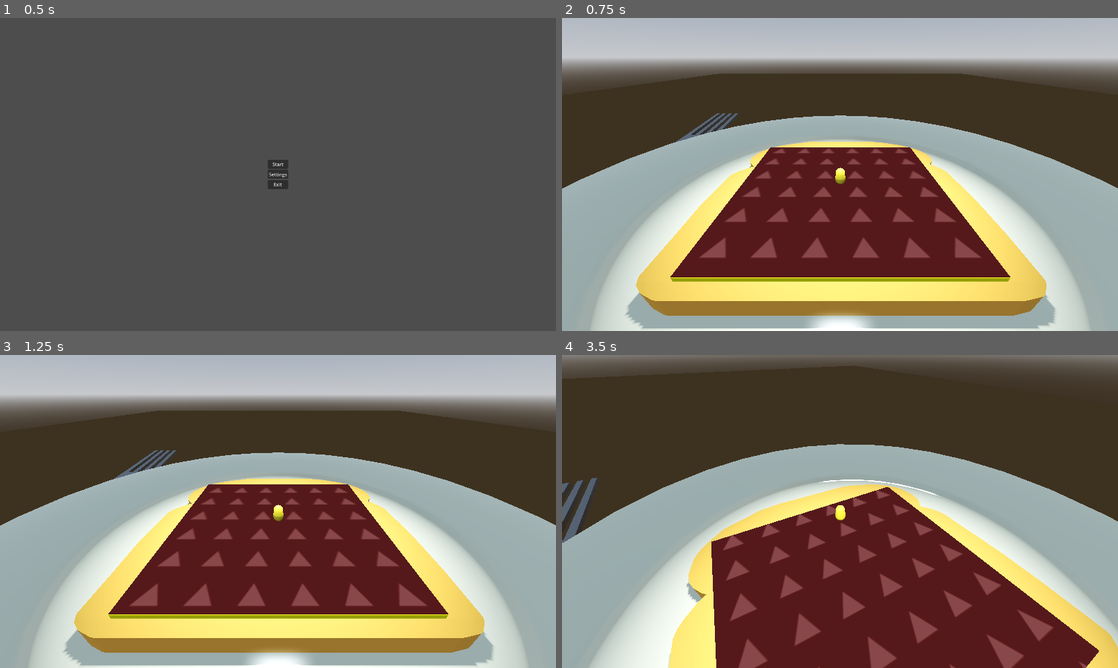
Above: before the commit, frames 1-4 (two rows, left to right).
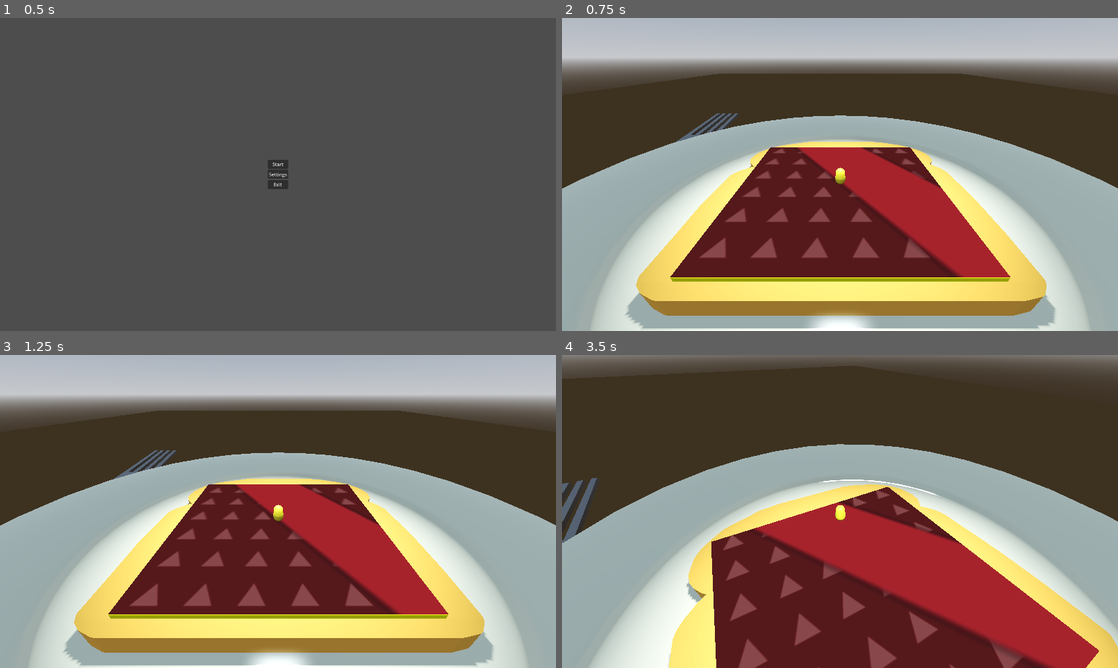
Above: after the commit, the same moments.

Repository: wolfthewizard/mages-breakfast
Game: Godot game, scene res://scenes/environments/menu/menu.tscn
The game is run twice, just before and just after one commit, with the same random seed, the same clock (stepped at 60 frames per second) and the same inputs.
Inputs (mouse positions are in pixels of both pictures, inside the frame that each line leads up to):
- Up to frame 1 (0.5 s): no input
- Up to frame 2 (0.75 s): click "Start" at 0.5 s
- Up to frame 3 (1.25 s): no input
- Up to frame 4 (3.5 s): move the mouse to (867, 511) at 1.27 s; hold W (up) from 1.28 s (still down); tap Space (jump) at 1.52, 2.27 s; move the mouse to (812, 511) at 2.02 s; move the mouse to (851, 505) at 2.77 s

Frame 1 is identical in both runs. In frame 2, 5.5% of the frame differs, in the area x 42-81%, y 41-83%; in frame 3, 5.5%; in frame 4, 12%, in the area x 34-97%, y 47-100%.

Commit message:
added stab attack telegraphing

Diff:
--- a/Mage's Breakfast/patterns/event_bus/event_bus.gd
+++ b/Mage's Breakfast/patterns/event_bus/event_bus.gd
@@ -7,4 +7,6 @@
 
 # gameplay
 signal attack_in_preparation(angle: float, prep_time: float)
+signal stab_attack_preparing(from: Vector2, to: Vector2, prep_time: float)
+signal whirlwind_attack_preparing()
 signal player_cut
--- a/Mage's Breakfast/scenes/entities/butter_layer/butter_layer.gd
+++ b/Mage's Breakfast/scenes/entities/butter_layer/butter_layer.gd
@@ -2,7 +2,8 @@
 
 
 @onready var top_center_point = $TopCenterPoint
-@onready var attack_overlay = $AttackOverlay
+@onready var telegraph_attack_mow = $Telegraphs/TelegraphAttackMow
+@onready var telegraph_attack_stab = $Telegraphs/TelegraphAttackStab
 
 const OVERLAY_FADE_IN_PART = 0.2
 const OVERLAY_PRESENT_PART = 0.6
@@ -14,10 +15,19 @@
 
 func _ready():
 	EventBus.attack_in_preparation.connect(_on_attack_in_preparation_emmited)
+	EventBus.stab_attack_preparing.connect(_on_stab_attack_preparing)
 
 
 func _on_attack_in_preparation_emmited(angle: float, prep_time: float):
-	attack_overlay.mesh.material.set_shader_parameter("angle", angle)
+	telegraph_attack_mow.mesh.material.set_shader_parameter("angle", angle)
 	tween = create_tween()
-	tween.tween_property(attack_overlay, "transparency", OVERLAY_MIN_TRANSPARENCY, prep_time * OVERLAY_FADE_IN_PART)
-	tween.tween_property(attack_overlay, "transparency", 1.0, prep_time * OVERLAY_FADE_OUT_PART).set_delay(prep_time * OVERLAY_PRESENT_PART)
+	tween.tween_property(telegraph_attack_mow, "transparency", OVERLAY_MIN_TRANSPARENCY, prep_time * OVERLAY_FADE_IN_PART)
+	tween.tween_property(telegraph_attack_mow, "transparency", 1.0, prep_time * OVERLAY_FADE_OUT_PART).set_delay(prep_time * OVERLAY_PRESENT_PART)
+
+
+func _on_stab_attack_preparing(from: Vector2, to: Vector2, prep_time: float):
+	telegraph_attack_stab.mesh.material.set_shader_parameter("from", from)
+	telegraph_attack_stab.mesh.material.set_shader_parameter("to", to)
+	tween = create_tween()
+	tween.tween_property(telegraph_attack_stab, "transparency", OVERLAY_MIN_TRANSPARENCY, prep_time * OVERLAY_FADE_IN_PART)
+	tween.tween_property(telegraph_attack_stab, "transparency", 1.0, prep_time * OVERLAY_FADE_OUT_PART).set_delay(prep_time * OVERLAY_PRESENT_PART)
--- a/Mage's Breakfast/scenes/entities/butter_layer/butter_layer.tscn
+++ b/Mage's Breakfast/scenes/entities/butter_layer/butter_layer.tscn
@@ -1,8 +1,9 @@
-[gd_scene load_steps=9 format=3 uid="uid://dmnw75n7r16fy"]
+[gd_scene load_steps=12 format=3 uid="uid://dmnw75n7r16fy"]
 
 [ext_resource type="Shader" path="res://scenes/entities/butter_layer/attack_overlay.gdshader" id="1_4njvg"]
 [ext_resource type="Script" path="res://scenes/entities/butter_layer/butter_layer.gd" id="1_gouop"]
 [ext_resource type="Texture2D" uid="uid://kctedy4v8bac" path="res://assets/telegraph_arrow.png" id="2_6s0yj"]
+[ext_resource type="Shader" path="res://scenes/entities/butter_layer/telegraph_attack_stab.gdshader" id="4_io6r8"]
 
 [sub_resource type="StandardMaterial3D" id="StandardMaterial3D_m7nhs"]
 albedo_color = Color(1, 1, 0, 1)
@@ -25,7 +26,19 @@
 [sub_resource type="PlaneMesh" id="PlaneMesh_nq7mb"]
 material = SubResource("ShaderMaterial_ytsl2")
 size = Vector2(0.1, 0.1)
-center_offset = Vector3(0, 0.007, 0)
+
+[sub_resource type="ShaderMaterial" id="ShaderMaterial_4cucf"]
+render_priority = 0
+shader = ExtResource("4_io6r8")
+shader_parameter/color = Vector3(1, 0.2, 0.2)
+shader_parameter/thickness = 0.35
+shader_parameter/dampening = 0.1
+shader_parameter/from = Vector2(1, 1)
+shader_parameter/to = Vector2(-0.5, 0)
+
+[sub_resource type="PlaneMesh" id="PlaneMesh_xnwba"]
+material = SubResource("ShaderMaterial_4cucf")
+size = Vector2(0.1, 0.1)
 
 [node name="ButterLayer" type="AnimatableBody3D"]
 collision_layer = 2
@@ -40,9 +53,18 @@
 transform = Transform3D(1, 0, 0, 0, 1, 0, 0, 0, 1, 0, 0.002, 0)
 shape = SubResource("BoxShape3D_7yy7f")
 
-[node name="AttackOverlay" type="MeshInstance3D" parent="."]
+[node name="TopCenterPoint" type="Node3D" parent="."]
+transform = Transform3D(1, 0, 0, 0, 1, 0, 0, 0, 1, 0, 0.007, 0)
+
+[node name="Telegraphs" type="Node3D" parent="."]
+transform = Transform3D(1, 0, 0, 0, 1, 0, 0, 0, 1, 0, 0.007, 0)
+
+[node name="TelegraphAttackMow" type="MeshInstance3D" parent="Telegraphs"]
 transparency = 1.0
 mesh = SubResource("PlaneMesh_nq7mb")
+skeleton = NodePath("../..")
 
-[node name="TopCenterPoint" type="Node3D" parent="."]
-transform = Transform3D(1, 0, 0, 0, 1, 0, 0, 0, 1, 0, 0.007, 0)
+[node name="TelegraphAttackStab" type="MeshInstance3D" parent="Telegraphs"]
+transparency = 1.0
+mesh = SubResource("PlaneMesh_xnwba")
+skeleton = NodePath("../..")
--- /dev/null
+++ b/Mage's Breakfast/scenes/entities/butter_layer/telegraph_attack_stab.gdshader
@@ -0,0 +1,32 @@
+shader_type spatial;
+uniform vec3 color = vec3(1.0, 0.1, 0.1);
+uniform float thickness;
+uniform float dampening;
+uniform vec2 from = vec2(2.0, 1.0);
+uniform vec2 to = vec2(0.0, 0.5);
+
+void fragment() {
+	vec2 dir = to - from;
+	float dir_ang = atan(dir.y / dir.x);
+	if (dir.x < 0.0) {
+		dir_ang += PI;
+	}
+	vec2 uv = (UV - 0.5) * 2.0;
+	uv.x += to.x * from.y - to.y * from.x;
+	float len = length(uv);
+	float ang = atan(uv.y / uv.x);
+	if (uv.x < 0.0) {
+		ang += PI;
+	}
+	ang += dir_ang;
+	uv = vec2(cos(ang), sin(ang)) * len;
+	float val = uv.x;
+	val = 	smoothstep(-thickness - dampening, -thickness, val) -
+			smoothstep(thickness, thickness + dampening, val);
+	ALBEDO = val * color;
+	ALPHA *= val;
+}
+
+void light() {
+	// Called for every pixel for every light affecting the material.
+}
--- a/Mage's Breakfast/scenes/entities/knife/knife.gd
+++ b/Mage's Breakfast/scenes/entities/knife/knife.gd
@@ -28,7 +28,6 @@
 	var original_position = global_position
 	var original_basis = basis
 	var new_basis = Basis.looking_at(to - from, Vector3.UP
-		).rotated(Vector3.UP, -PI / 2
 		).scaled(original_basis.get_scale())
 	tween = create_tween().set_trans(Tween.TRANS_CUBIC)
 	tween.tween_property(self, "global_position", from, attack_preparation)
@@ -58,6 +57,7 @@
 	tween.tween_callback(func(): attack_sequence_finished.emit())
 
 
+# TODO: unify knife orientation to improve telegraphing (rotation always to back)
 func whirlwind_attack(from: Vector3, to: Vector3, flip_direction: bool):
 	var original_position = global_position
 	var original_basis = basis
--- a/Mage's Breakfast/scenes/entities/mage/mage.gd
+++ b/Mage's Breakfast/scenes/entities/mage/mage.gd
@@ -35,6 +35,11 @@
 	var dest_point = randf_range(-0.025, 0.025)
 	var dest = Vector3(dest_point, 0.01, 0) if on_x else Vector3(0, 0.01, dest_point)
 	knife.stab_attack(source, dest)
+	EventBus.stab_attack_preparing.emit(
+		Vector2(source.z, source.x),
+		Vector2(dest.z, dest.x),
+		knife.attack_preparation + knife.attack_delay + knife.attack_duration
+	)
 
 
 func prepare_whirlwind():
